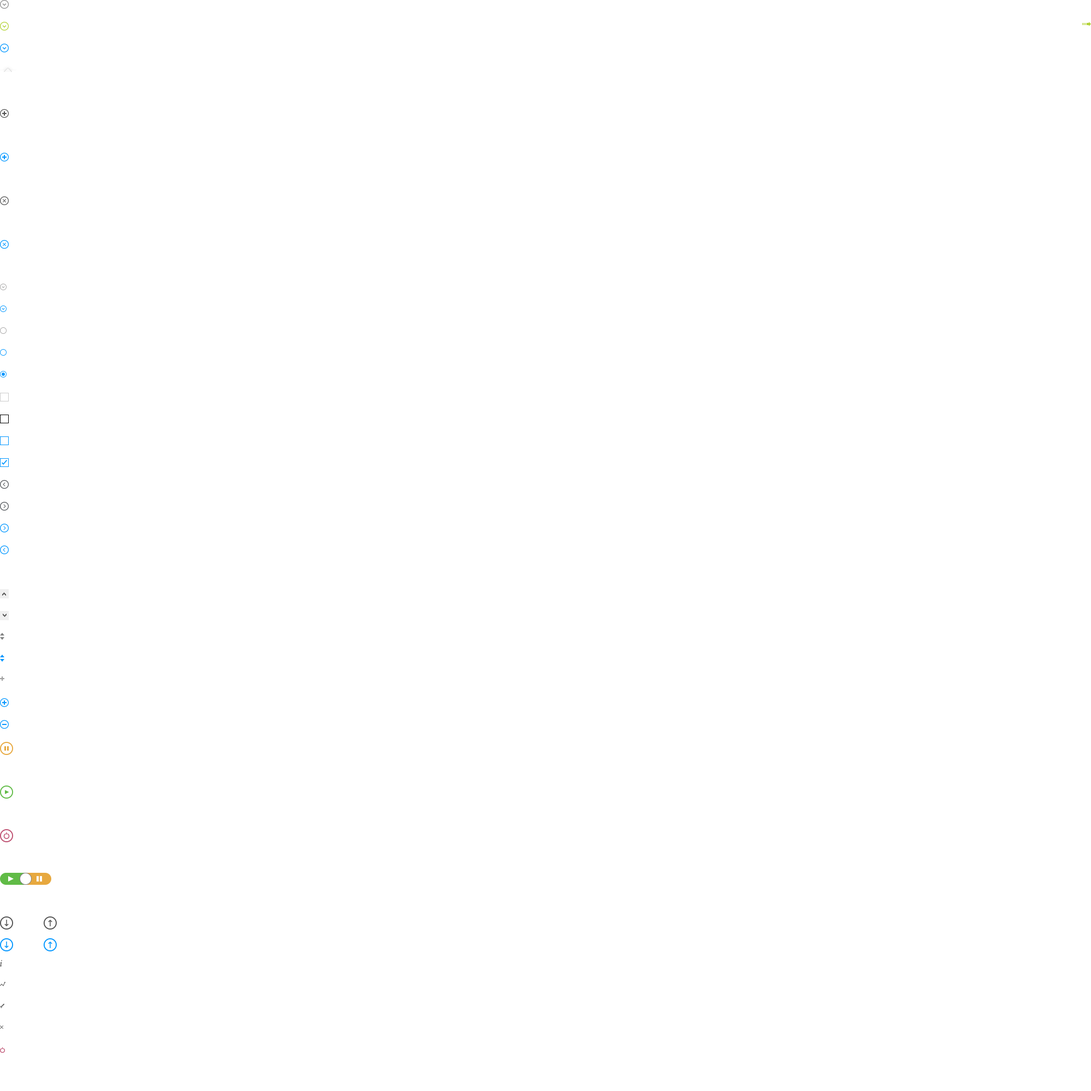
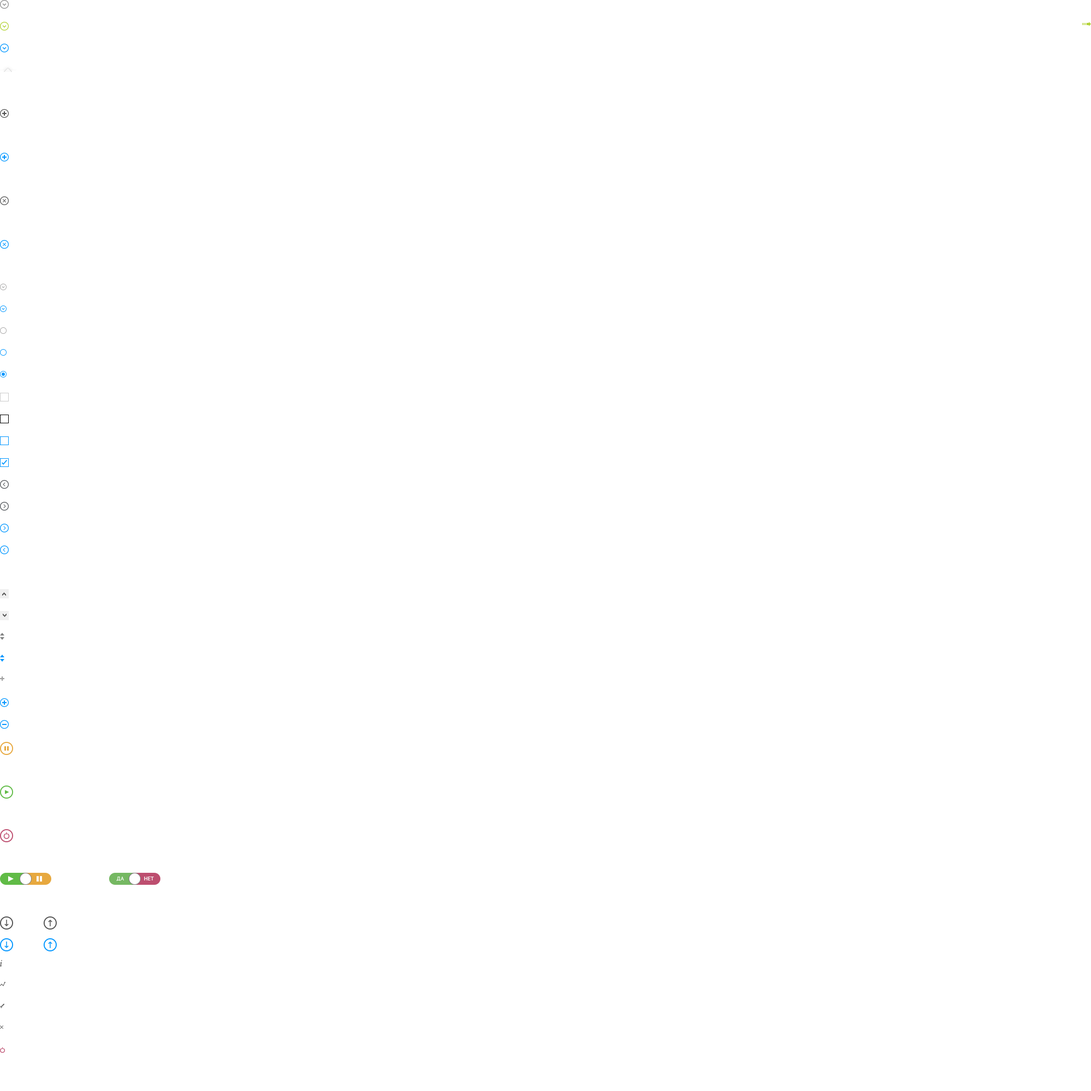
Before/after of a w=1091, h=1091 layered artwork. What changed in the layer stack:
added layer "Нет copy" above "да" over <box>128,873,161,886</box>
added layer "да" above "arrow-down copy 21" over <box>109,873,141,886</box>
